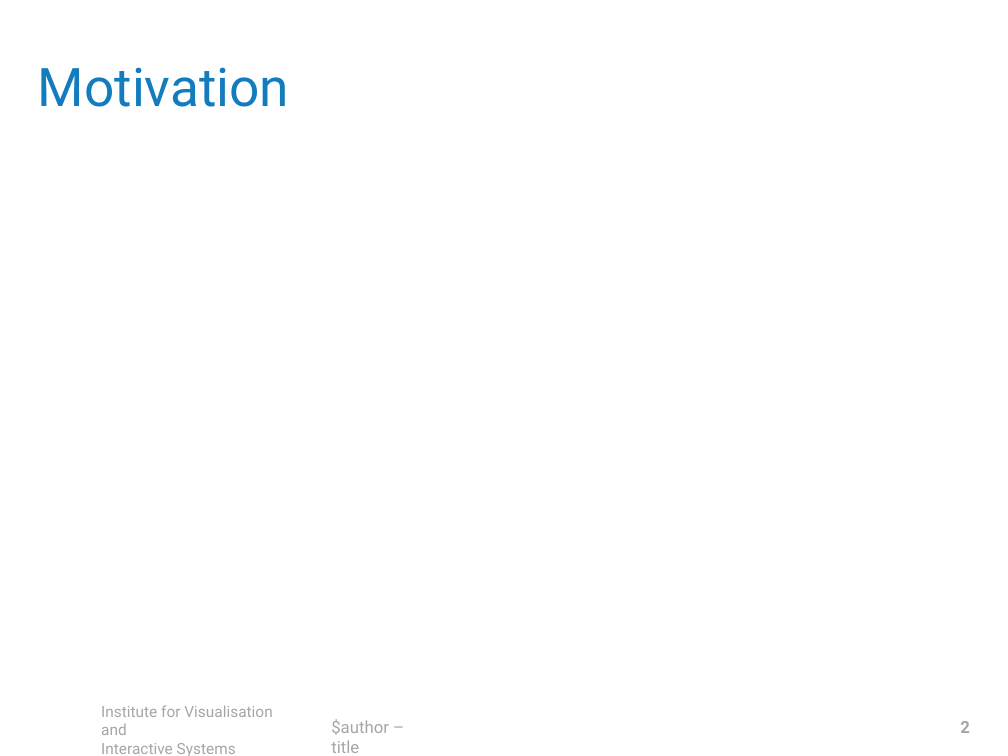
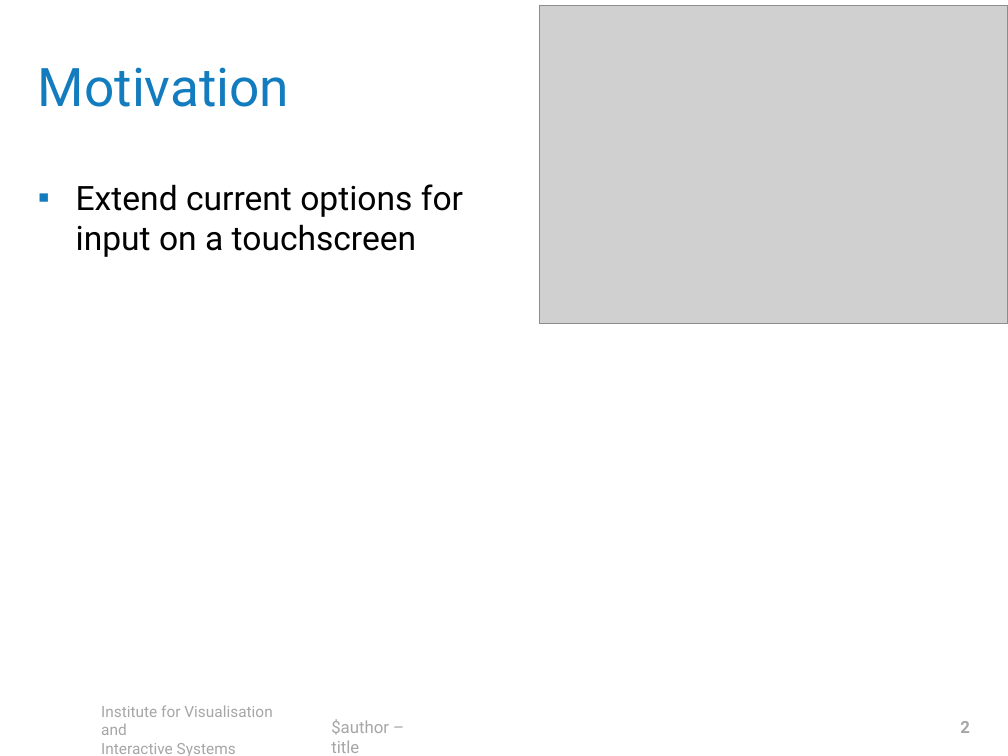
Before and after one commit to robsch94/FaPraKnuckleInput, a slide deck: slide 2 of Presentations/FinalPresentation.pptx. Drawn at 1008x756 pixels with LibreOffice and Linux fonts; fonts in the diff are those of the drawing; grey boxes stand for pictures; background and template pictures are left out. Boxes give left, top, right and bottom in pixels: in the first picture for what was removed or moved away, otherwise in the second. Text is boxed around its words. In the diff, an @@ line names an element or a change of style, - is before the commit and + after.

```diff
--- a/Presentations/FinalPresentation.pptx
+++ b/Presentations/FinalPresentation.pptx
@@ picture added at [539, 5, 1008, 324] @@
@@ text added at [76, 184, 463, 257], 24 pt, text #000000 @@
+▪ Extend current options for input on a touchscreen
```
Also in this commit, not shown: 2 other slides changed.
